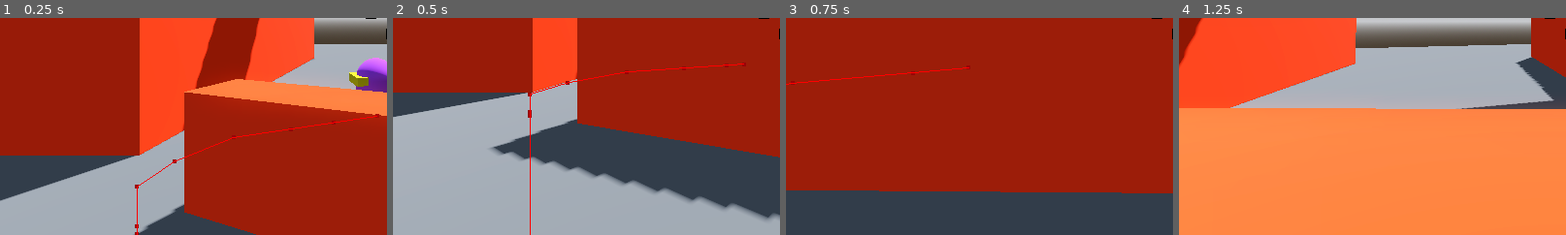
Above: before the commit, frames 1-4 (left to right).
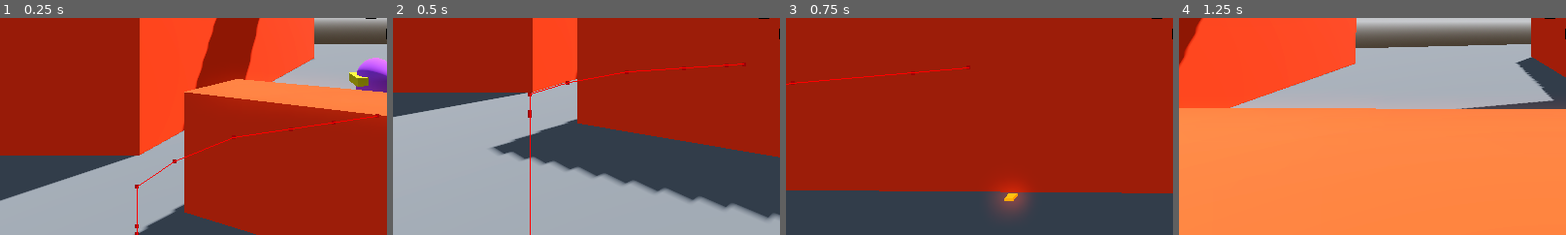
Above: after the commit, the same moments.

Repository: SpookyUboa/robo-rampage
Game: Godot game, scene res://Levels/Sandbox.tscn
The game is run twice, just before and just after one commit, with the same random seed, the same clock (stepped at 60 frames per second) and the same inputs.
Inputs (mouse positions are % of the whole screen's width and height, from its top left):
- Up to frame 1 (0.25 s): no input
- Up to frame 2 (0.5 s): no input
- Up to frame 3 (0.75 s): tap Enter (ui_accept) at 0.5 s; move the mouse to (55, 50) at 0.52 s; press the mouse at (55, 50) at 0.53 s; hold W (move_forward) from 0.53 s (still down)
- Up to frame 4 (1.25 s): keep holding W (move_forward); tap Enter (ui_accept) at 0.77 s
The pictures show only the part of the screen within x 0-50%, y 50-100%; the shares and areas given below are measured in that part.

Frames 1-2 are identical in both runs. In frame 3, 1.1% of the frame differs, in the area x 53-63%, y 76-91%; in frame 4, nothing differs.

Commit message:
Shot raycast moved to center of camera, weapon model stays to the side

Diff:
--- a/Player/Player.tscn
+++ b/Player/Player.tscn
@@ -35,7 +35,7 @@
 script = ExtResource("4_k7qt7")
 
 [node name="HitscanWeapon" parent="CameraPivot/GunPivot" instance=ExtResource("3_sfqh0")]
-transform = Transform3D(-4.37114e-08, 0, -1, 0, 1, 0, 1, 0, -4.37114e-08, 0.345, -0.41, -0.83)
+transform = Transform3D(-4.37114e-08, 0, -1, 0, 1, 0, 1, 0, -4.37114e-08, 0, 0, 0)
 
 [node name="CenterContainer" type="CenterContainer" parent="."]
 anchors_preset = 15
--- a/Player/smg.tscn
+++ b/Player/smg.tscn
@@ -36,13 +36,13 @@
 one_shot = true
 
 [node name="gun" parent="." index="1" instance=ExtResource("2_rwubs")]
-transform = Transform3D(0.1, 0, 0, 0, 0.1, 0, 0, 0, 0.1, -0.57, 0, 0)
+transform = Transform3D(0.1, 0, 0, 0, 0.1, 0, 0, 0, 0.1, -1.31, -0.4, -0.383727)
 
 [node name="Cube" parent="gun" index="0"]
 layers = 512
 
 [node name="MuzzleFlash" type="GPUParticles3D" parent="." index="3"]
-transform = Transform3D(1, 0, 0, 0, 1, 0, 0, 0, 1, -1.89357, 0.0561348, 0)
+transform = Transform3D(1, 0, 0, 0, 1, 0, 0, 0, 1, -2.61175, -0.338542, -0.4)
 layers = 512
 material_override = SubResource("StandardMaterial3D_q6kcy")
 cast_shadow = 0
@@ -51,6 +51,7 @@
 one_shot = true
 explosiveness = 1.0
 fixed_fps = 60
+visibility_aabb = AABB(-2004, -4, -4, 8, 8, 8)
 local_coords = true
 process_material = SubResource("ParticleProcessMaterial_1p6fk")
 draw_pass_1 = SubResource("BoxMesh_1ioru")
